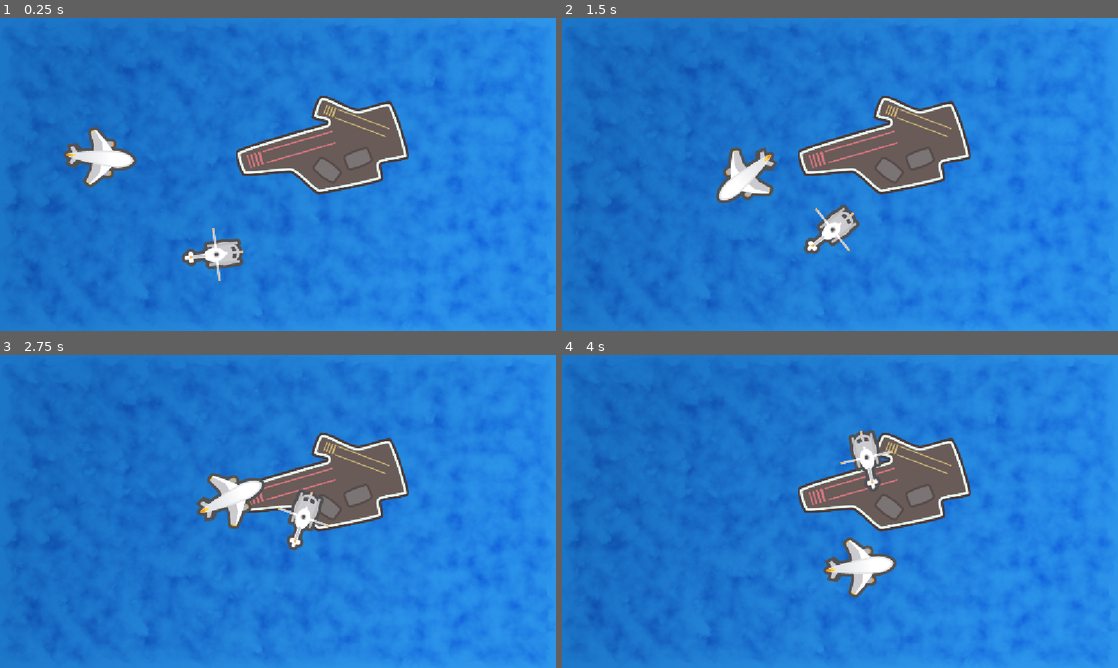
Above: before the commit, frames 1-4 (two rows, left to right).
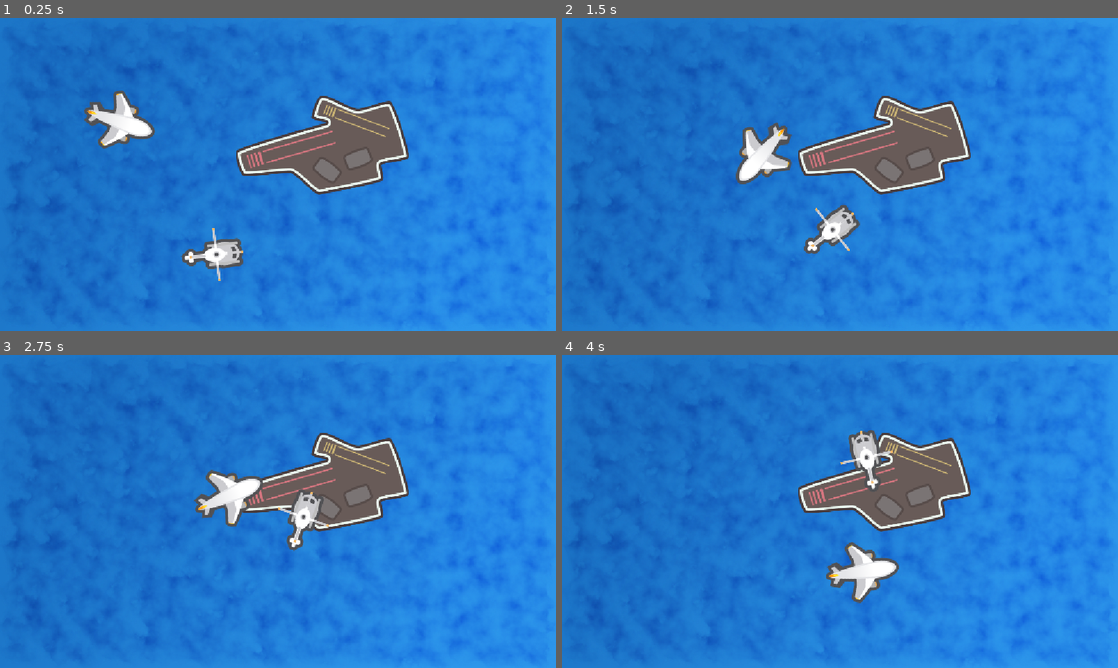
Above: after the commit, the same moments.

Repository: ligarius20fps/kurs-godot
Game: Godot game, scene res://Scenes/Ocean/Ocean.tscn
The game is run twice, just before and just after one commit, with the same random seed, the same clock (stepped at 60 frames per second) and the same inputs.
Inputs (mouse positions are in pixels of both pictures, inside the frame that each line leads up to):
- Up to frame 1 (0.25 s): no input
- Up to frame 2 (1.5 s): move the mouse to (962, 158) at 0.52 s; hold Right (ui_right) 0.53-1.28 s; tap Space (ui_select) at 0.77 s; move the mouse to (728, 190) at 1.27 s; hold Left (ui_left) from 1.28 s (still down)
- Up to frame 3 (2.75 s): tap Space (ui_select) at 1.52 s; move the mouse to (333, 442) at 2.02 s; release Left (ui_left) at 2.03 s; hold Right (ui_right) from 2.03 s (still down)
- Up to frame 4 (4 s): move the mouse to (812, 574) at 2.77 s; release Right (ui_right) at 2.78 s; hold Up (ui_up) 2.78-3.53 s; tap Space (ui_select) at 3.02, 3.77 s; move the mouse to (1006, 558) at 3.52 s; hold Left (ui_left) from 3.53 s (still down)

The runs differ from the first frame. In frame 1, 2.4% of the frame differs, in the area x 11-28%, y 23-55%; in frame 2, 1.9%; in frame 3, 0.8%; in frame 4, 1.1%.

Commit message:
zabawy z macierzem transformacji

Diff:
--- a/podstawy/Scenes/Ocean/Ocean.gd
+++ b/podstawy/Scenes/Ocean/Ocean.gd
@@ -10,16 +10,19 @@
 
 # Called when the node enters the scene tree for the first time.
 func _ready() -> void:
-	pass # Replace with function body.
+	var my_transform = samolot.transform
+	print("| X | Y | Origin")
+	print("| %3.3f | %3.3f | %3.3f" % [my_transform.x.x, my_transform.y.x, my_transform.origin.x])
+	print("| %3.3f | %3.3f | %3.3f" % [my_transform.x.y, my_transform.y.y, my_transform.origin.y])
 
 # Called every frame. 'delta' is the elapsed time since the previous frame.
 func _process(delta: float) -> void:
 	# przemieszczaj latające maszyny
 	heli.move_local_x(speed * delta * 0.5)
-	samolot.move_local_x(speed * delta)
-	#samolot.global_translate(Vector2.RIGHT.normalized() * wind_speed * delta)
+	#samolot.move_local_x(speed * delta)
 	# samolot śledzi kursor
 	samolot.look_at(get_global_mouse_position())
+	samolot.position += samolot.transform.x * speed * delta
 
 	if Input.is_action_pressed("ui_up"):
 		samolot.move_local_x(speed * delta)
--- a/podstawy/Scenes/Ocean/Ocean.tscn
+++ b/podstawy/Scenes/Ocean/Ocean.tscn
@@ -25,7 +25,7 @@
 
 [node name="Plane" type="Sprite2D" parent="." unique_id=1378103251]
 unique_name_in_owner = true
-position = Vector2(157, 285)
+position = Vector2(200, 199)
 texture = ExtResource("2_i4j2t")
 
 [node name="chrup" type="AudioStreamPlayer" parent="." unique_id=268567853]
